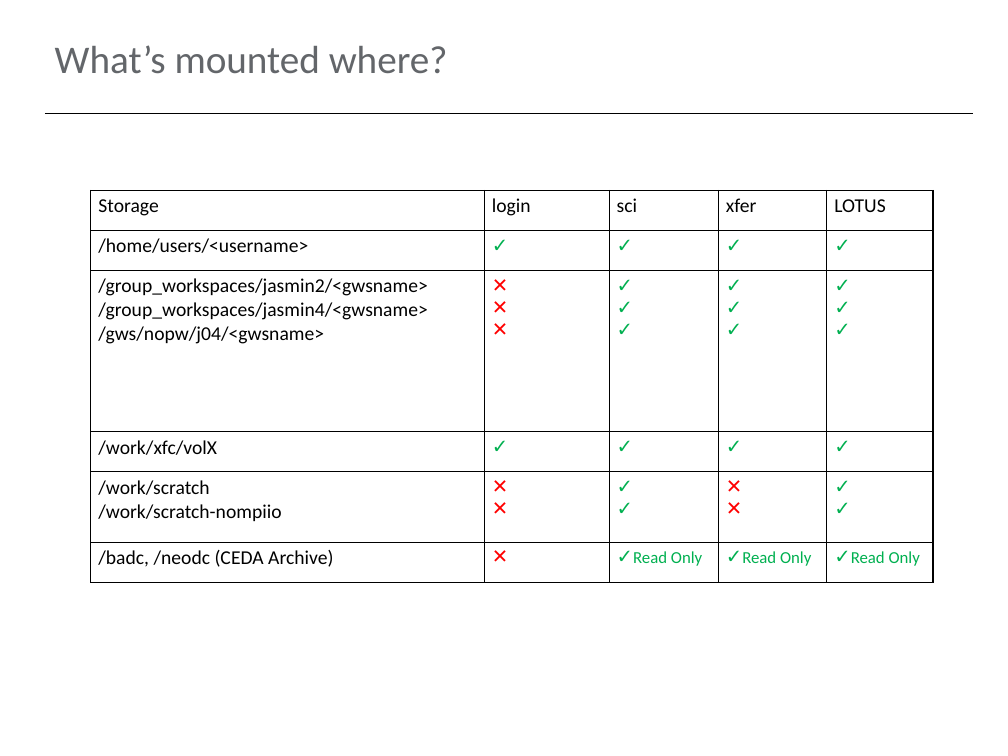
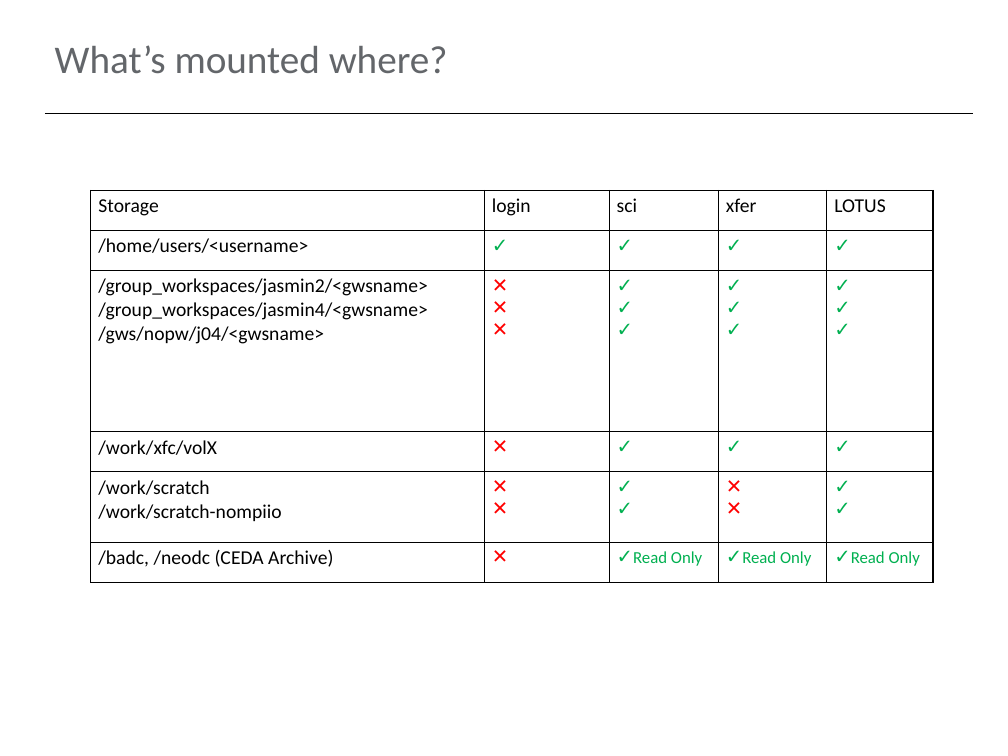
Before and after one commit to cedadev/jasmin-workshop, a slide deck: slide 9 of presentations/jasmin-workshop-overview.pptx. Drawn at 1008x756 pixels with LibreOffice and Linux fonts; fonts in the diff are those of the drawing; background and template pictures are left out. Boxes give left, top, right and bottom in pixels: in the first picture for what was removed or moved away, otherwise in the second. Text is boxed around its words. In the diff, an @@ line names an element or a change of style, - is before the commit and + after.

Commit message:
corrected xfc mount info

```diff
--- a/presentations/jasmin-workshop-overview.pptx
+++ b/presentations/jasmin-workshop-overview.pptx
@@ table at box(91, 191, 932, 583) @@
-row 4, column 2: ✓
+row 4, column 2: ✕
```
Also in this commit, not shown: 1 other file.
